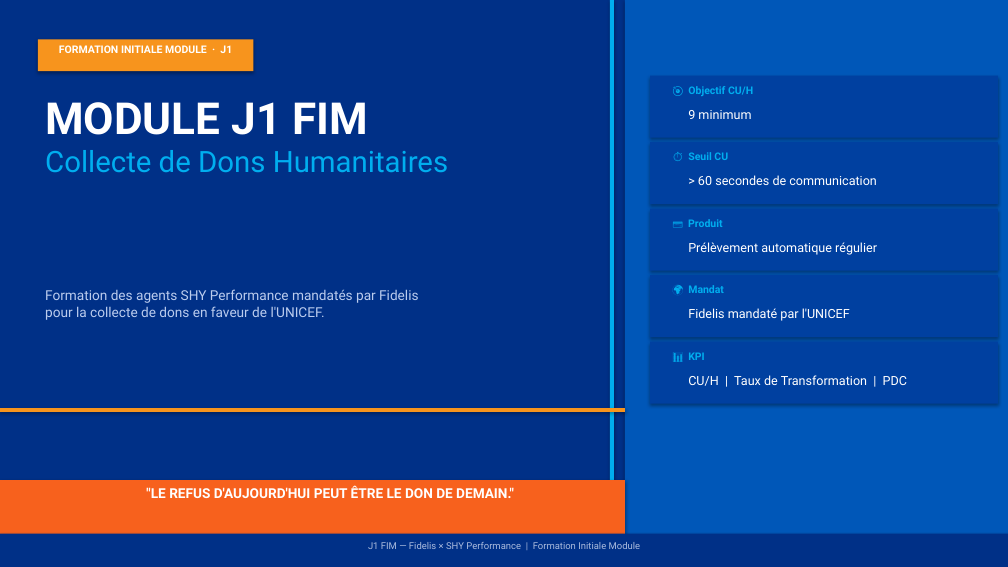
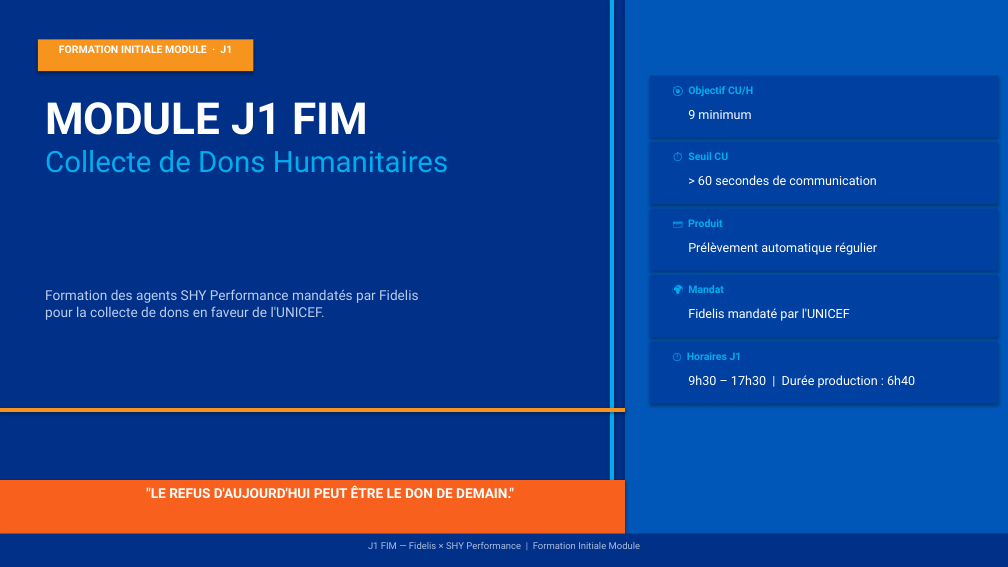
Before and after one commit to madsenfatou-code/fatou, a slide deck: slide 1 of J1_FIM_Fidelis_Formation.pptx. Drawn at 1008x567 pixels with LibreOffice and Linux fonts; fonts in the diff are those of the drawing. Boxes give left, top, right and bottom in pixels: in the first picture for what was removed or moved away, otherwise in the second. Text is boxed around its words. In the diff, an @@ line names an element or a change of style, - is before the commit and + after.

```diff
--- a/J1_FIM_Fidelis_Formation.pptx
+++ b/J1_FIM_Fidelis_Formation.pptx
@@ text at (687,352,742,360): text changed @@
-📊 KPI
+🕐 Horaires J1
@@ text at (688,375,915,388): text changed @@
-CU/H | Taux de Transformation | PDC
+9h30 – 17h30 | Durée production : 6h40
```
Also in this commit, not shown: 6 other slides changed, 3 slides added, 1 other file.
